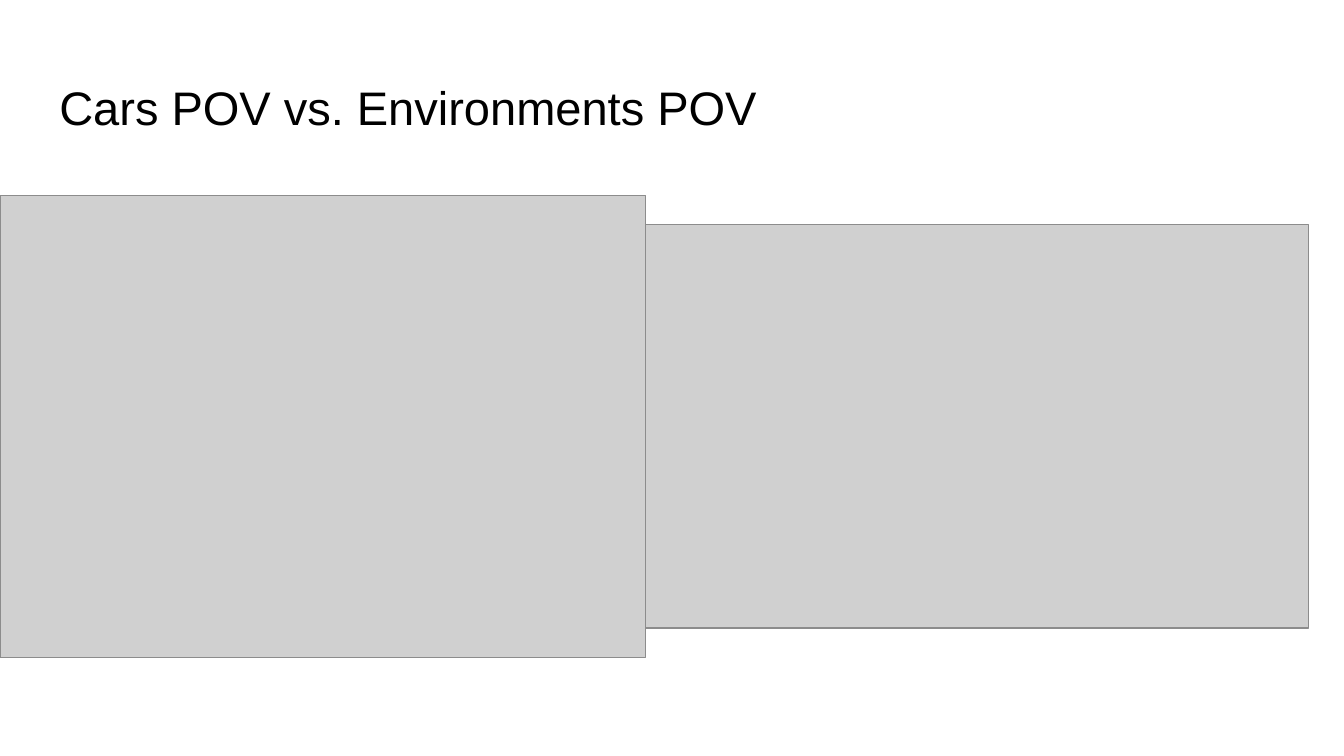
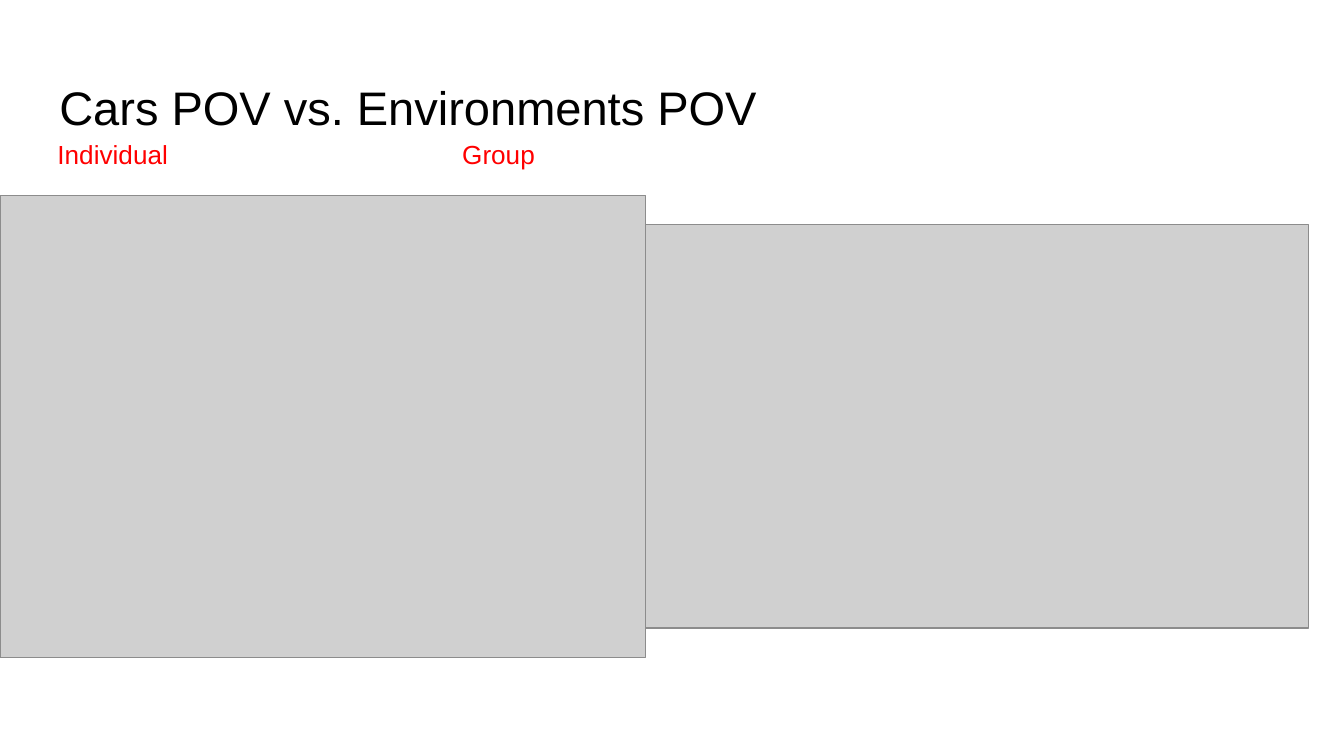
Before and after one commit to blacksnail789521/Google_Drive, a slide deck: slide 7 of 2023.04.17.pptx. Drawn at 1344x756 pixels with LibreOffice and Linux fonts; fonts in the diff are those of the drawing; grey boxes stand for pictures. Boxes give left, top, right and bottom in pixels: in the first picture for what was removed or moved away, otherwise in the second. Text is boxed around its words. In the diff, an @@ line names an element or a change of style, - is before the commit and + after.

```diff
--- a/2023.04.17.pptx
+++ b/2023.04.17.pptx
@@ text added at [57, 145, 168, 165], 14 pt, text #FF0000 @@
+Individual
@@ text added at [462, 145, 535, 170], 14 pt, text #FF0000 @@
+Group
```
Also in this commit, not shown: 2 other slides changed, 3 slides added, 2 slides removed.
